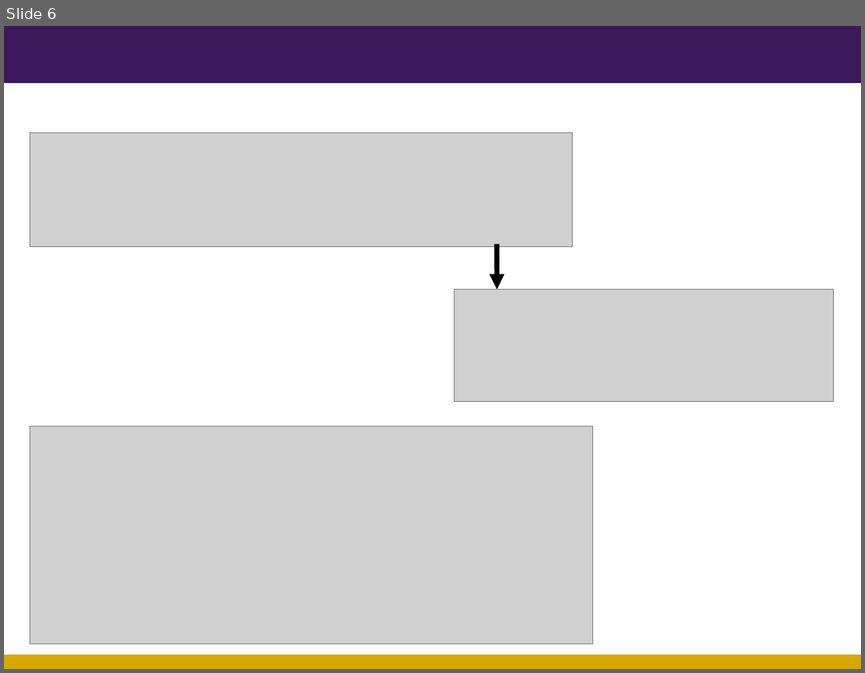
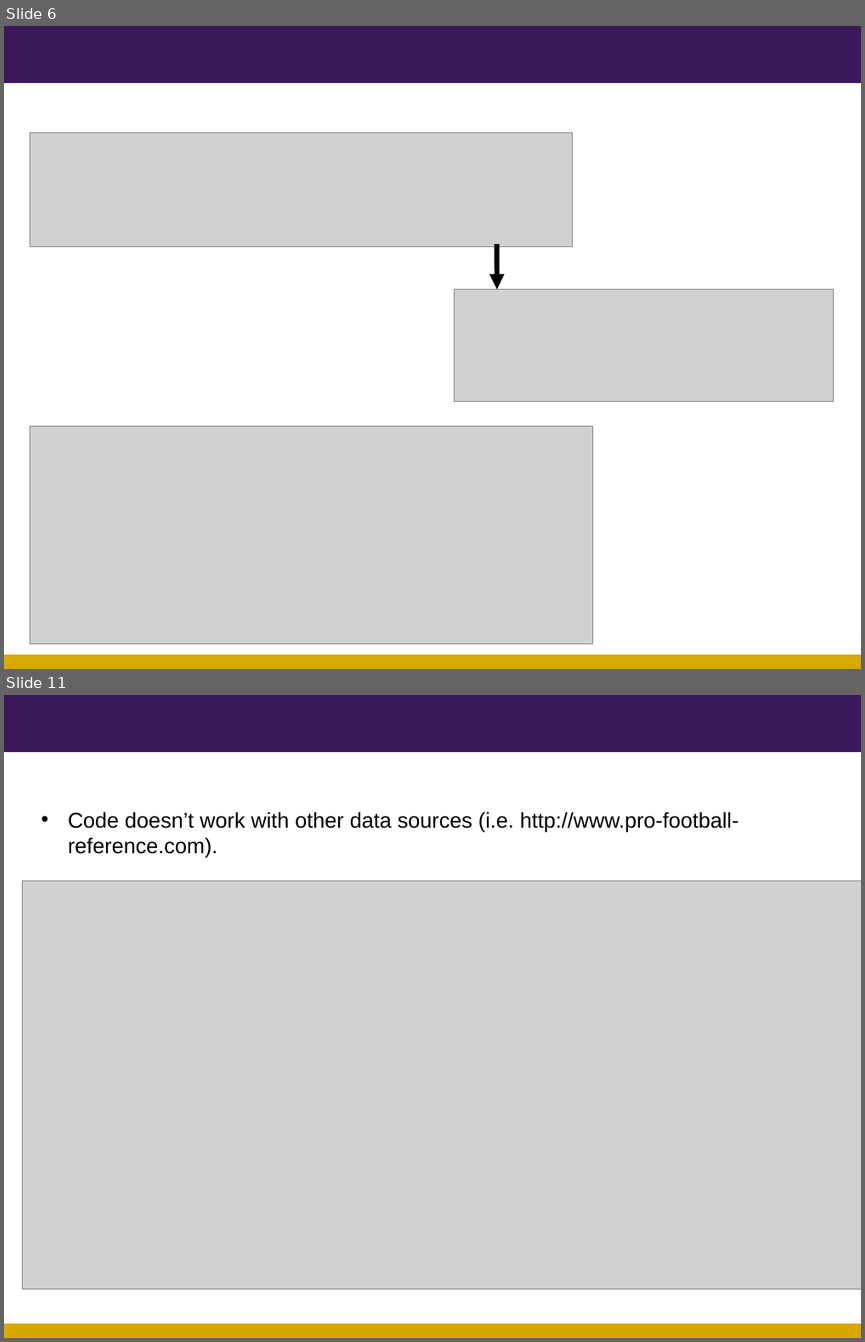
Before and after one commit to kpolimis/nfl-combine-evaluation, a slide deck: nflPP-CSE599-TechnologyReview.ppt. Shown one above the other, each under a label of ours: slide 6 before the commit, slides 6 and 11 after it; the slides between them are not shown. The pictures are 865x673 and 865x1342 pixels, drawn with LibreOffice and Linux fonts; fonts in the diff are those of the drawing; grey boxes stand for pictures; background and template pictures are left out. Boxes give left, top, right and bottom in pixels: in the first picture for what was removed or moved away, otherwise in the second. Text is boxed around its words. In the diff, an @@ line names an element or a change of style, - is before the commit and + after.

```diff
--- a/nflPP-CSE599-TechnologyReview.ppt
+++ b/nflPP-CSE599-TechnologyReview.ppt
@@ slide 11 added at (x1=4, y1=695, x2=861, y2=1338), background #FFFFFF; not listed: 2 template elements that a slide beside it also shows @@
@@ text added at (x1=68, y1=811, x2=739, y2=858), 18 pt, text #000000 @@
+• Code doesn’t work with other data sources (i.e. http://www.pro-football-reference.com).
@@ picture added at (x1=22, y1=881, x2=861, y2=1289) @@
```
Also in this commit, not shown: 1 slide changed, 2 other slides added, 2 slides removed.
